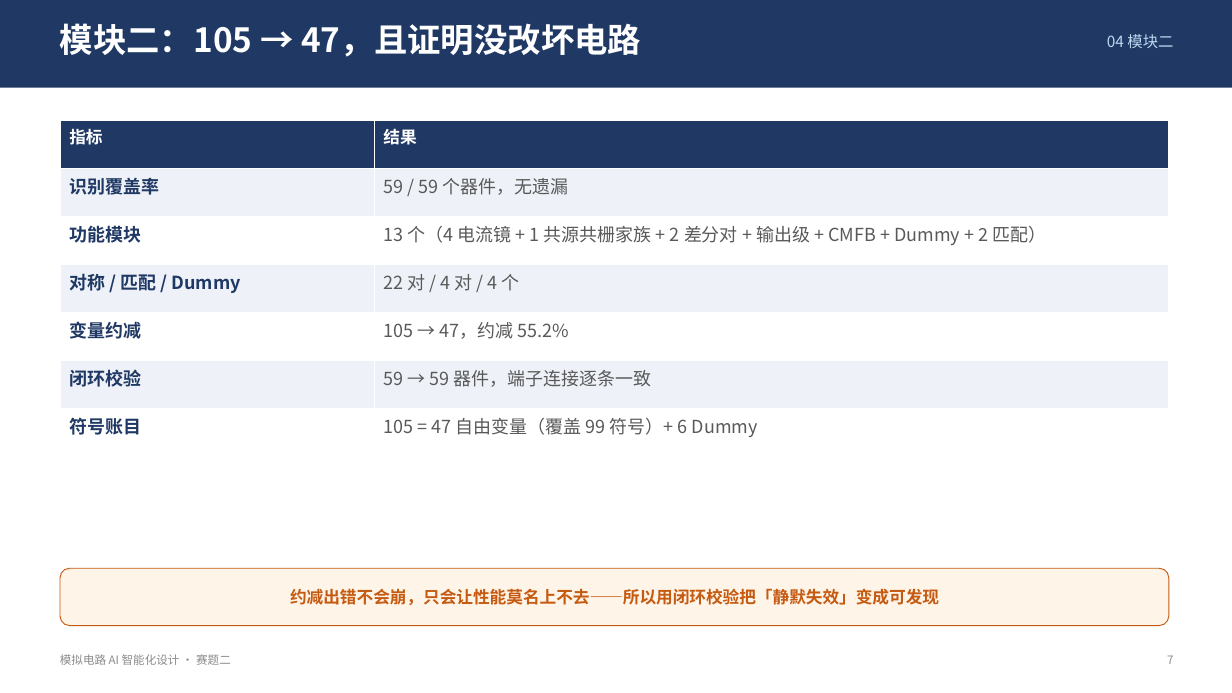
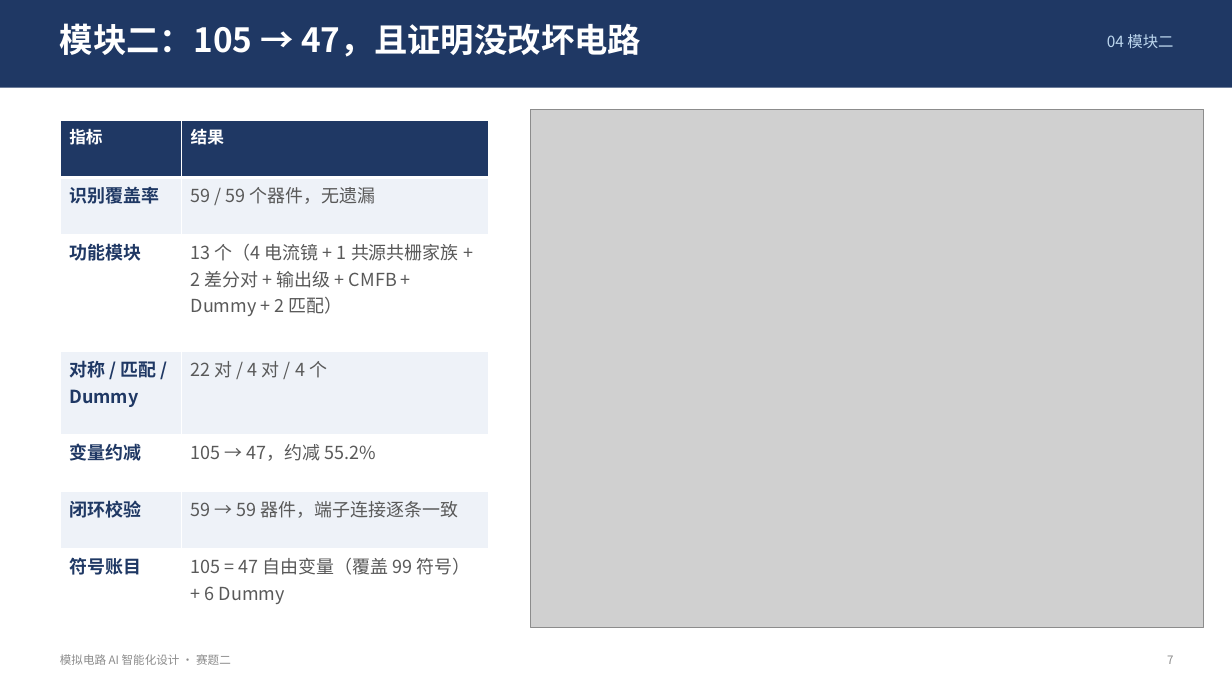
Before and after one commit to learning-sen/HDJT_yyy, a slide deck: slide 7 of Submission/00_技术报告/汇报PPT_20261019.pptx. Drawn at 1232x693 pixels with LibreOffice and Linux fonts; fonts in the diff are those of the drawing; grey boxes stand for pictures. Boxes give left, top, right and bottom in pixels: in the first picture for what was removed or moved away, otherwise in the second. Text is boxed around its words. In the diff, an @@ line names an element or a change of style, - is before the commit and + after.

```diff
--- a/Submission/00_技术报告/汇报PPT_20261019.pptx
+++ b/Submission/00_技术报告/汇报PPT_20261019.pptx
@@ picture added at <box>531,109,1204,628</box> @@
@@ table: place and size @@
-table at <box>60,120,1169,457</box>
+table at <box>60,120,488,631</box>
@@ rounded rectangle removed at <box>60,568,1169,626</box> @@
-约减出错不会崩，只会让性能莫名上不去——所以用闭环校验把「静默失效」变成可发现
```
Also in this commit, not shown: 1 other slide changed, 9 other files.
